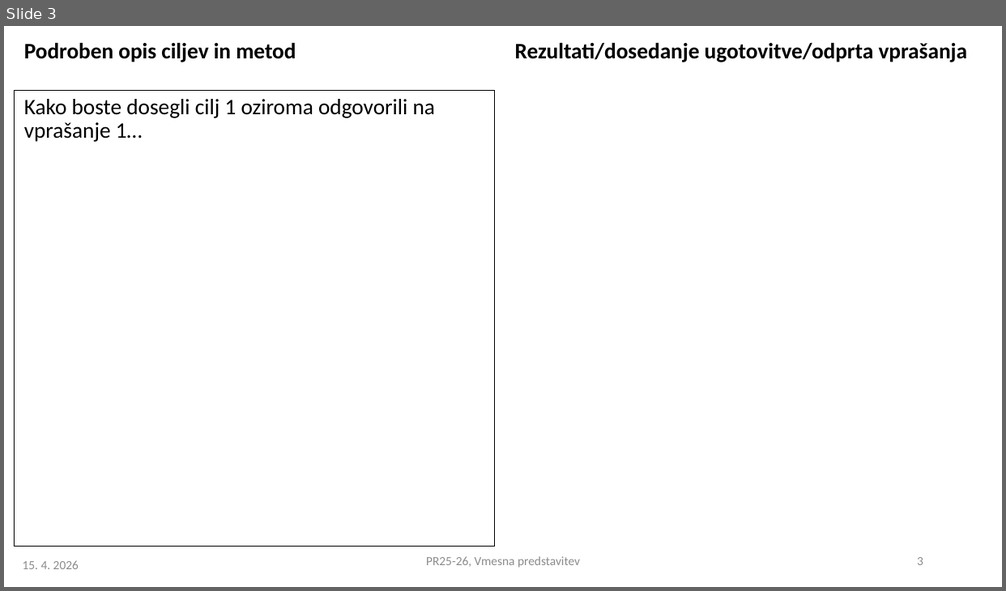
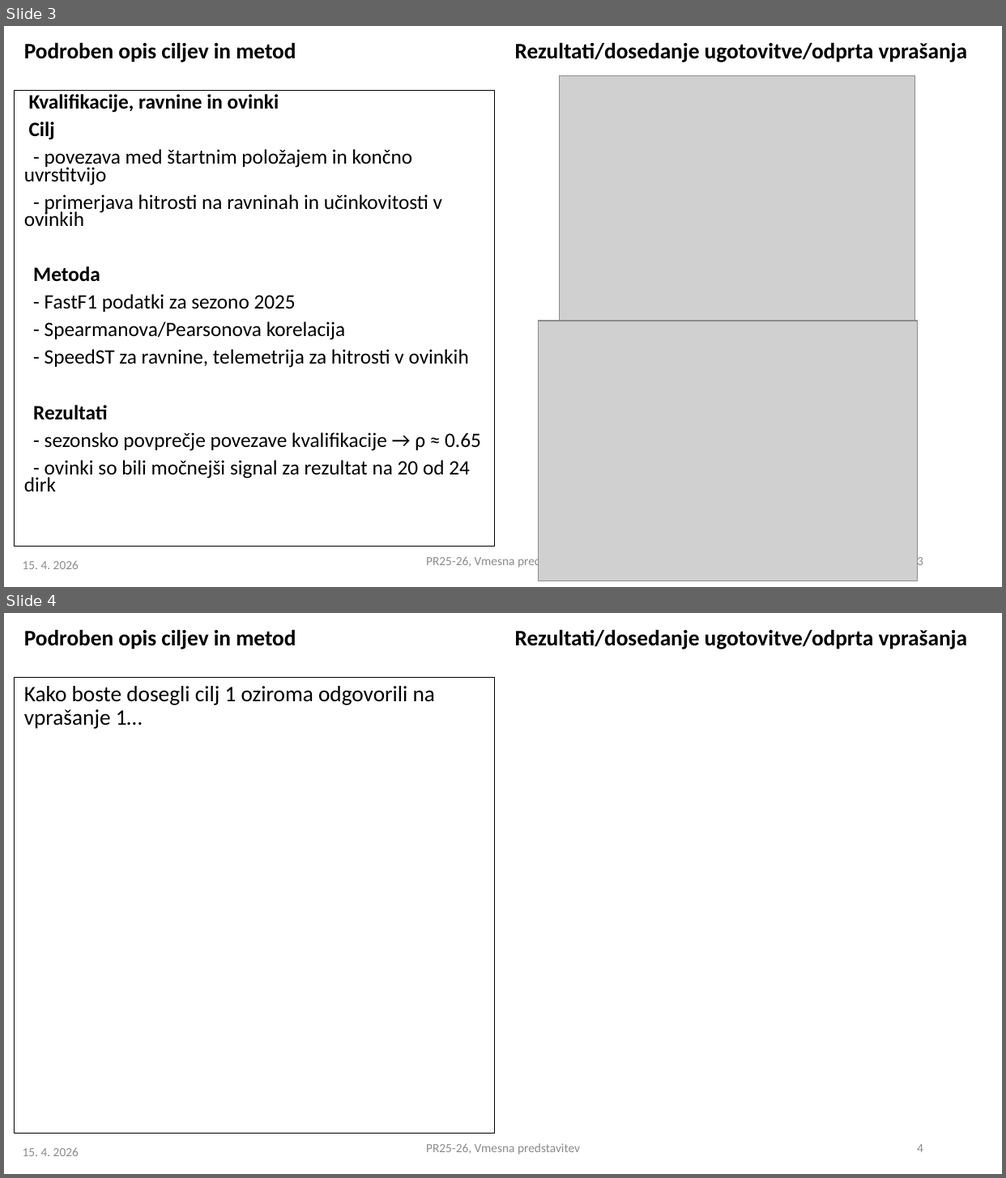
Before and after one commit to matic-zakelj/PR2610, a slide deck: PR2025-26_VMESNA_10.pptx. Shown one above the other, each under a label of ours: slide 3 before the commit, slides 3 and 4 after it. The pictures are 1006x591 and 1006x1178 pixels, drawn with LibreOffice and Linux fonts; fonts in the diff are those of the drawing; grey boxes stand for pictures. Boxes give left, top, right and bottom in pixels: in the first picture for what was removed or moved away, otherwise in the second. Text is boxed around its words. In the diff, an @@ line names an element or a change of style, - is before the commit and + after.

Commit message:
dodal sljd

```diff
--- a/PR2025-26_VMESNA_10.pptx
+++ b/PR2025-26_VMESNA_10.pptx
@@ slide 3 added at [4, 26, 1002, 587], background #FFFFFF @@
@@ text added at [24, 42, 296, 62], 16 pt, text #000000, bold @@
+Podroben opis ciljev in metod
@@ text added at [515, 42, 968, 62], 16 pt, text #000000, bold @@
+Rezultati/dosedanje ugotovitve/odprta vprašanja
@@ text added at [14, 90, 495, 546], outline #000000 0.75 pt, 14.8 pt, text #000000 @@
+Kvalifikacije, ravnine in ovinki
+Cilj
+- povezava med štartnim položajem in končno uvrstitvijo
+- primerjava hitrosti na ravninah in učinkovitosti v ovinkih
+Metoda
+- FastF1 podatki za sezono 2025
+- Spearmanova/Pearsonova korelacija
+- SpeedST za ravnine, telemetrija za hitrosti v ovinkih
+Rezultati
+- sezonsko povprečje povezave kvalifikacije → ρ ≈ 0.65
+- ovinki so bili močnejši signal za rezultat na 20 od 24 dirk
@@ picture added at [559, 76, 915, 322] @@
@@ picture added at [538, 322, 917, 582] @@
@@ text added at [426, 555, 580, 570], 9 pt, text #8C8C8C @@
+PR25-26, Vmesna predstavitev
@@ page number added at [917, 555, 923, 570], 9 pt, text #8C8C8C @@
+3
@@ text added at [23, 561, 79, 570], 9 pt, text #8C8C8C @@
+15. 4. 2026
@@ what was slide 3 is now slide 4 @@
@@ page number at [917, 1144, 923, 1152]: text changed @@
-3
+4
```
